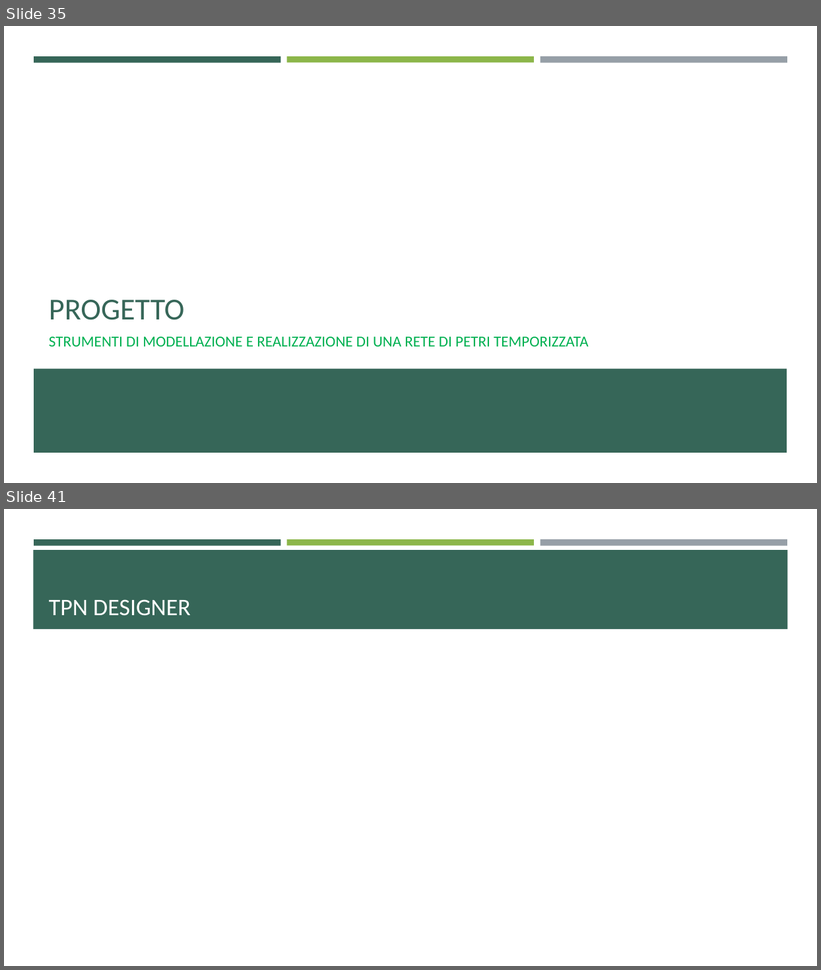
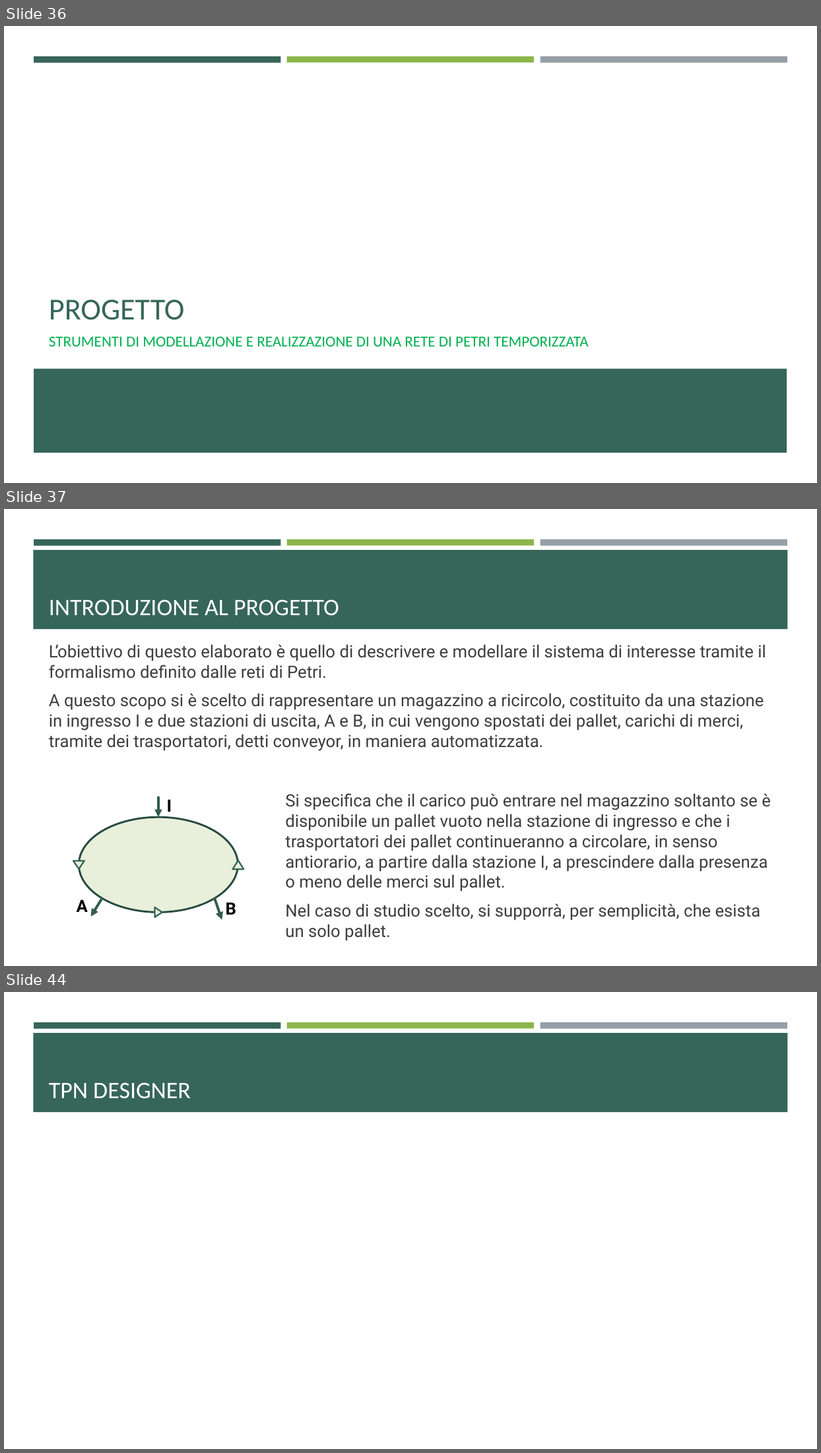
Before and after one commit to ivochan/RecirculatingPalletWarehouse, a slide deck: Reti di Petri.pptx. Shown one above the other, each under a label of ours: slides 35 and 41 before the commit, slides 36, 37 and 44 after it; the slides between them are not shown. The pictures are 821x970 and 821x1453 pixels, drawn with LibreOffice and Linux fonts; fonts in the diff are those of the drawing; background and template pictures are left out. Boxes give left, top, right and bottom in pixels: in the first picture for what was removed or moved away, otherwise in the second. Text is boxed around its words. In the diff, an @@ line names an element or a change of style, - is before the commit and + after.

```diff
--- a/Reti di Petri.pptx
+++ b/Reti di Petri.pptx
@@ slide 37 added at bbox=[4, 509, 817, 966], background #FFFFFF; not listed: 4 template elements that a slide beside it also shows @@
@@ title added at bbox=[49, 599, 339, 616], 28 pt, text #FFFFFF @@
+INTRODUZIONE AL PROGETTO
@@ text added at bbox=[49, 644, 766, 751], 20 pt, text #3D3D3D @@
+L’obiettivo di questo elaborato è quello di descrivere e modellare il sistema di interesse tramite il formalismo definito dalle reti di Petri.
+A questo scopo si è scelto di rappresentare un magazzino a ricircolo, costituito da una stazione in ingresso I e due stazioni di uscita, A e B, in cui vengono spostati dei pallet, carichi di merci, tramite dei trasportatori, detti conveyor, in maniera automatizzata.
@@ text added at bbox=[285, 793, 771, 941], 20 pt, text #3D3D3D @@
+Si specifica che il carico può entrare nel magazzino soltanto se è disponibile un pallet vuoto nella stazione di ingresso e che i trasportatori dei pallet continueranno a circolare, in senso antiorario, a partire dalla stazione I, a prescindere dalla presenza o meno delle merci sul pallet.
+Nel caso di studio scelto, si supporrà, per semplicità, che esista un solo pallet.
@@ group added at bbox=[73, 797, 244, 920]: 3 triangles, 3 arrows, 3 texts, 1 ellipse @@
+I
+B
+A
@@ what was slide 35 is now slide 36 @@
@@ what was slide 41 is now slide 44 @@
```
Also in this commit, not shown: 9 other slides added, 6 slides removed, 30 other files.
